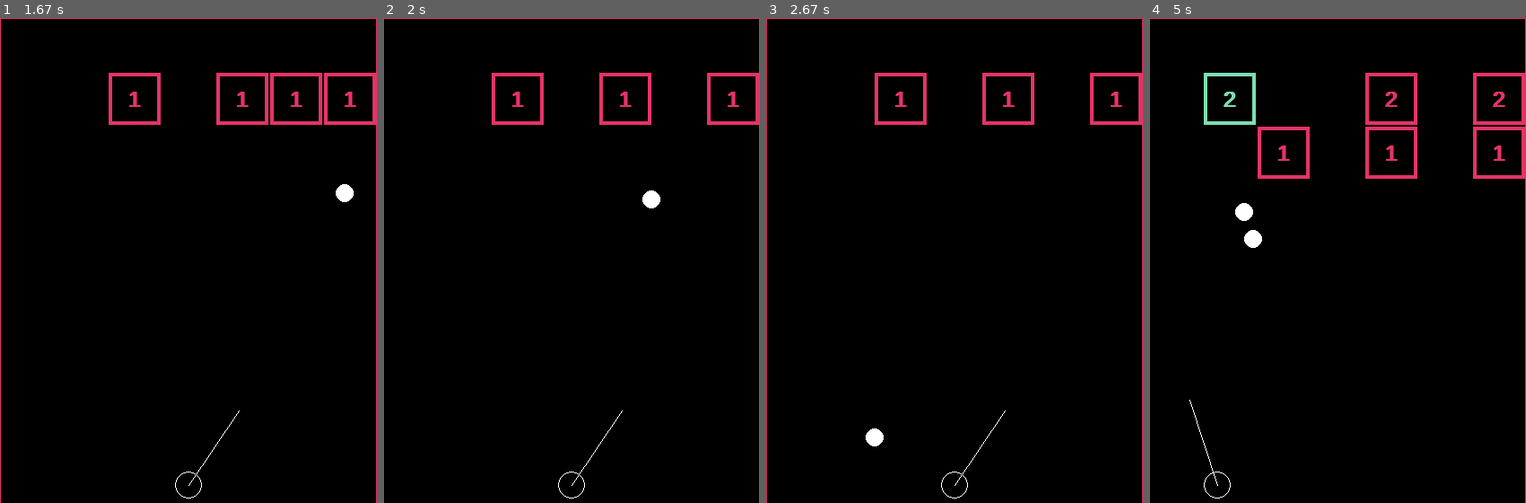
Above: before the commit, frames 1-4 (left to right).
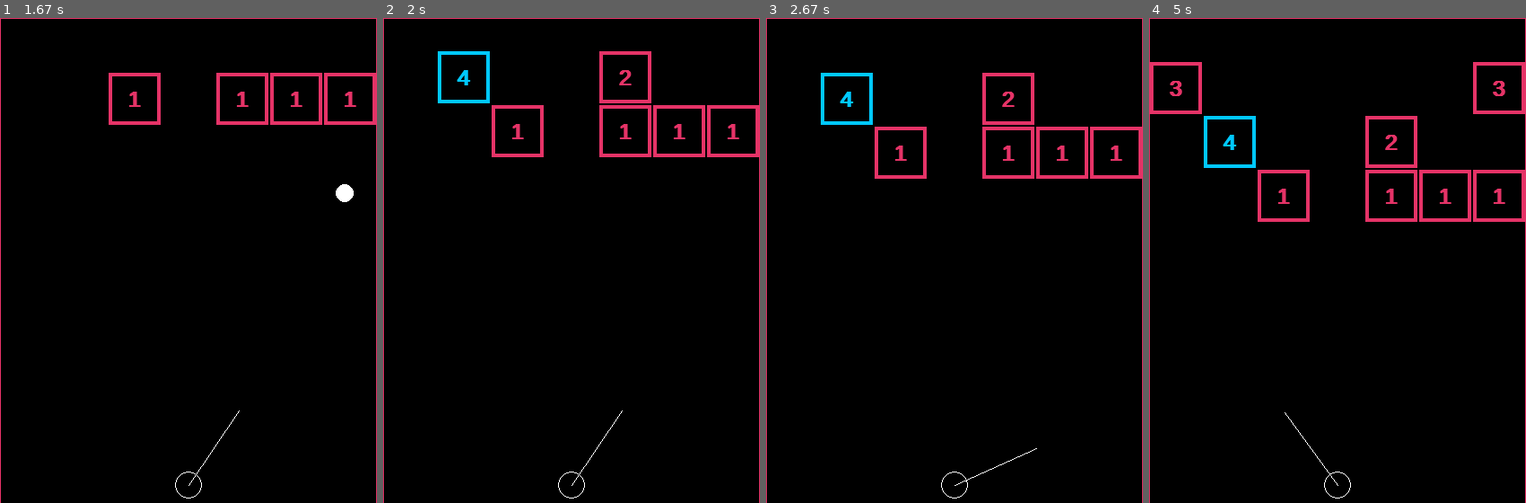
Above: after the commit, the same moments.

Repository: ba144220/pygame-collision-class
Game: pygame game, started from main.py
Two runs of this game, one before a commit and one after it. Both use one fixed random seed, a clock stepped at 60 frames per second and the inputs below.
Inputs:
- Up to frame 1 (1.67 s): hold Right 0.33-0.8 s; tap Space at 0.83, 1.23, 1.53 s; hold Right 1.17-1.63 s
- Up to frame 2 (2 s): hold Up from 1.67 s (still down); tap Space at 1.73 s
- Up to frame 3 (2.67 s): release Up at 2.03 s; hold Up 2.07-2.37 s; tap Space at 2.13, 2.47 s; hold Right from 2.4 s (still down)
- Up to frame 4 (5 s): tap Space at 2.77, 2.97, 3.27, 3.53, 3.83, 3.97, 4.27, 4.63, 4.97 s; release Right at 2.87 s; hold Left 2.9-3.43 s; hold Left 3.47-3.87 s; hold Right 3.9-4.53 s; hold Up 4.57-4.87 s; hold Up from 4.9 s (still down)

Frame 1 is identical in both runs. In frame 2, 3.2% of the frame differs, in the area x 14-100%, y 6-40%; in frame 3, 3.3%; in frame 4, 5.5%, in the area x 0-100%, y 9-100%.

Commit message:
color change

Diff:
--- a/ball.py
+++ b/ball.py
@@ -7,7 +7,7 @@
 size = (20,20)
 
 class Ball(pygame.sprite.Sprite):
-    def __init__(self, pos, v, pic_path):
+    def __init__(self, pos, v):
         super().__init__()
         self.image = pygame.Surface(size)
         pygame.draw.circle(self.image, (255,255,255), (10,10), 10)
--- a/launcher.py
+++ b/launcher.py
@@ -31,13 +31,13 @@
         pygame.draw.line(screen, self.color, self.pos, end_pos)
         pygame.draw.circle(screen, (255,255,255), self.pos, self.r, 1)
 
-    def launch_balls(self, ball_group, pic_path):
+    def launch_balls(self, ball_group):
         v0 = self.v0
         angle = self.angle
         vx = v0 * math.cos(angle)
         vy = v0 * math.sin(angle) * -1
 
-        ball = Ball(self.pos, (vx, vy), pic_path)
+        ball = Ball(self.pos, (vx, vy))
         ball_group.add(ball)
 
     def set_pos_x(self, x):
--- a/main.py
+++ b/main.py
@@ -68,12 +68,14 @@
             launcher.tilt_right()
 
         elif keys[pygame.K_SPACE]:
-            launcher.launch_balls(ball_group,"./ball_1.png")
+            launcher.launch_balls(ball_group)
 
             # 準備下一個state
             state = 'launch'
             frame_counter = 0
             ball_counter = 1
+
+
 
     elif state == 'launch':
         frame_counter += 1
@@ -81,13 +83,14 @@
         if frame_counter % 4 == 0:
             # level 幾就有幾顆球
             if ball_counter < level:
-                launcher.launch_balls(ball_group,"./ball_1.png")
+                launcher.launch_balls(ball_group)
                 ball_counter += 1
             else:
                 state = "hit"
                 first_killed_ball_x = None
 
     elif state == "hit":
+
         # 第一顆球落下的位置會是下一次發射的位置
         if first_killed_ball_x == None:
             for ball in ball_group:
@@ -95,8 +98,11 @@
                 if first_killed_ball_x != None:
                     launcher.set_pos_x(first_killed_ball_x)
                     break
-        # 所有的球都掉下來了
-        if len(ball_group) == 0:
+        # 所有的球都掉下來了 或 按up
+        keys = pygame.key.get_pressed()
+        if len(ball_group) == 0 or keys[pygame.K_UP]:
+            for ball in ball_group:
+                ball.kill()
             state = 'new_block'
             level += 1
 
